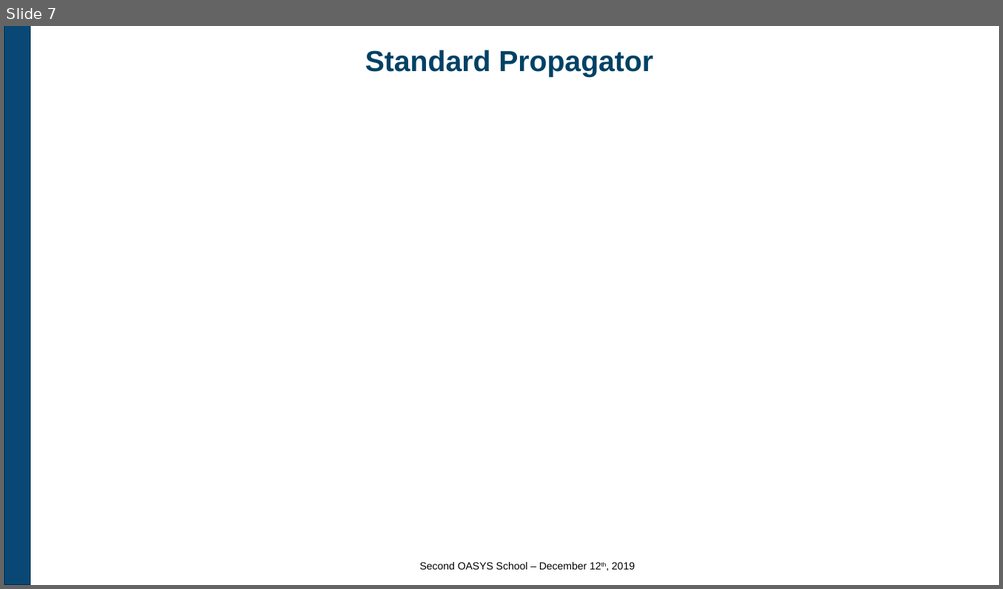
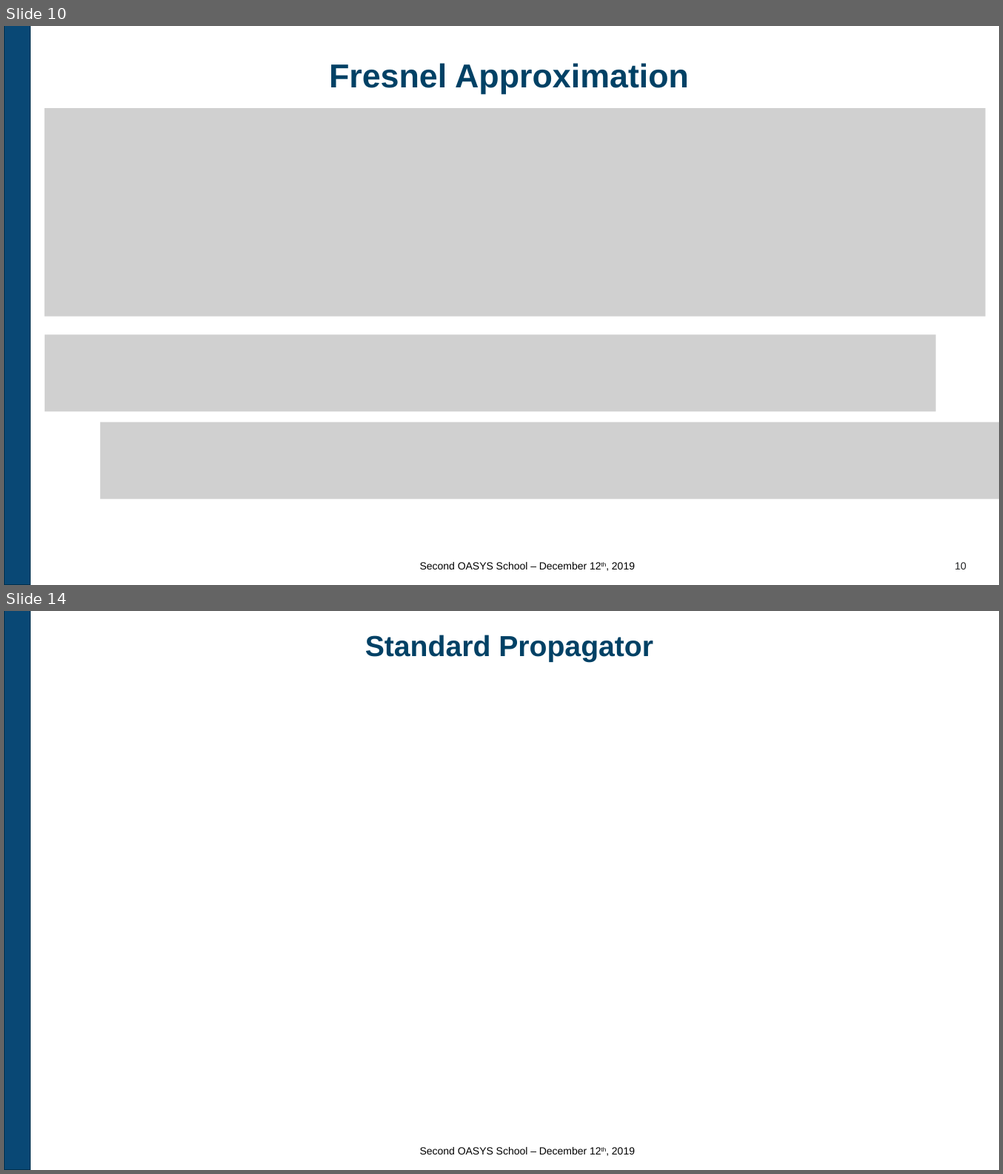
Before and after one commit to oasys-kit/oasys_school, a slide deck: second/slides/2_Introduction_to_SRW.pptx. Shown one above the other, each under a label of ours: slide 7 before the commit, slides 10 and 14 after it; the slides between them are not shown. The pictures are 1003x589 and 1003x1174 pixels, drawn with LibreOffice and Linux fonts; fonts in the diff are those of the drawing; grey boxes stand for pictures; background and template pictures are left out. Boxes give left, top, right and bottom in pixels: in the first picture for what was removed or moved away, otherwise in the second. Text is boxed around its words. In the diff, an @@ line names an element or a change of style, - is before the commit and + after.

Commit message:
Second Oasys School

```diff
--- a/second/slides/2_Introduction_to_SRW.pptx
+++ b/second/slides/2_Introduction_to_SRW.pptx
@@ slide 10 added at [4, 26, 999, 585], background #FFFFFF; not listed: 1 template element that a slide beside it also shows @@
@@ title added at [329, 63, 688, 94], 32 pt, text #004165, bold @@
+Fresnel Approximation
@@ picture added at [44, 108, 985, 316] @@
@@ picture added at [44, 335, 935, 412] @@
@@ picture added at [100, 422, 999, 499] @@
@@ text added at [420, 562, 634, 570], 10 pt, text #000000 @@
+Second OASYS School – December 12th, 2019
@@ page number added at [954, 562, 966, 570], 10 pt, text #232425 @@
+10
@@ what was slide 7 is now slide 14 @@
```
Also in this commit, not shown: 6 slides changed, 6 other slides added.
